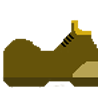
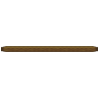
Layers edited between the first and the second 100 x 100 image:
added group "Group 1" with 11 layers above "Bad_Toppings" over [1, 35, 98, 65]
added layer "pattySIDEbig" in group "Group 1" over [1, 46, 98, 52]
hid group "Bad_Toppings" (7 layers) over [1, 19, 98, 88]
